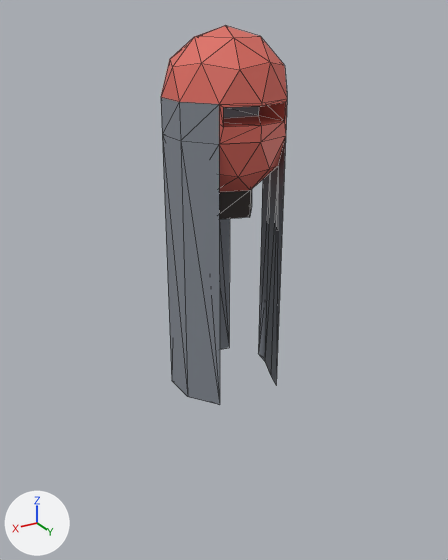
A saved change to the OBJ model 3D data/model obj/starting_base.obj.
Both versions are drawn from a camera (50 mm lens) standing at (92.4, 153.3, 31.0) and looking at (-0.9, -2.2, -46.8). The lights are fixed; the arrows at lower left show +X, +Y and +Z. Mesh edges are drawn as thin lines. Where no turn or scale is listed for an object, it has been applied to the vertices. Vertices at the same position are counted once.

Before the edit, the objects in view are built like this:
```python
me_plane_001_plane_002 = bpy.data.meshes.new('Plane.001_Plane.002')
me_plane_001_plane_002.from_pydata(...)  # 93 vertices, 161 faces; spans x -17.1..17.1, y -18.0..18.0, z -80.0..28.0
# faces by material slot: [54, 92, 15]
me_plane_001_plane_002.materials.append(mat_metalliccadre)  # grey #838992
me_plane_001_plane_002.materials.append(mat_hardstructure)  # red #de6b5f
me_plane_001_plane_002.materials.append(mat_reactor)  # black #312a28
ob_plane_001_plane_002 = bpy.data.objects.new('Plane.001_Plane.002', me_plane_001_plane_002)
ob_plane_001_plane_002.location = (0.0, 0.0, 0.0)
```
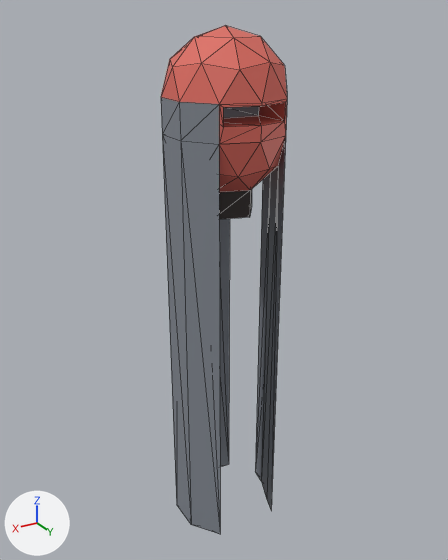
Changed parts and their boxes (x1, y1, x2, y2) in the pictures (448 x 560 px; the box of a moved part takes in the faces that stretch with it):
'Plane.001_Plane.002', reshaped (34% taller)
    before: (161, 26, 287, 405)
    after: (161, 26, 287, 534)
part 1 of me_plane_001_plane_002, moved or reshaped
    before: (163, 140, 286, 405)
    after: (163, 140, 286, 534)

Diff of the bpy script that builds the scene:
```diff
--- a/3D data/model obj/starting_base.obj.py
+++ b/3D data/model obj/starting_base.obj.py
@@ me_plane_001_plane_002 @@
 # used by ob_plane_001_plane_002; location = (0.0, 0.0, 0.0)
-me_plane_001_plane_002.from_pydata(...)  # 93 vertices, 161 faces; spans x -17.1..17.1, y -18.0..18.0, z -80.0..28.0
+me_plane_001_plane_002.from_pydata(...)  # 93 vertices, 170 faces; spans x -17.1..17.1, y -18.0..18.0, z -132.7..28.0
+# me_plane_001_plane_002 part 1
+# 15 vertices are removed from x -17.1..17.1, y -18.0..14.6, z -80.0..-79.9
+# 30 faces are deleted
+# 7 vertices are added at x -16.1..15.3, y -15.3..9.5, z -132.7..-132.6
+# 8 new vertices lie (0.0, 0.0, -132.7) away from vertices in x -17.1..17.1, y -18.0..14.6, z 0.0
+# 39 new faces join them, mat_metalliccadre (grey #838992)
 me_plane_001_plane_002.materials.append(mat_metalliccadre)
```
